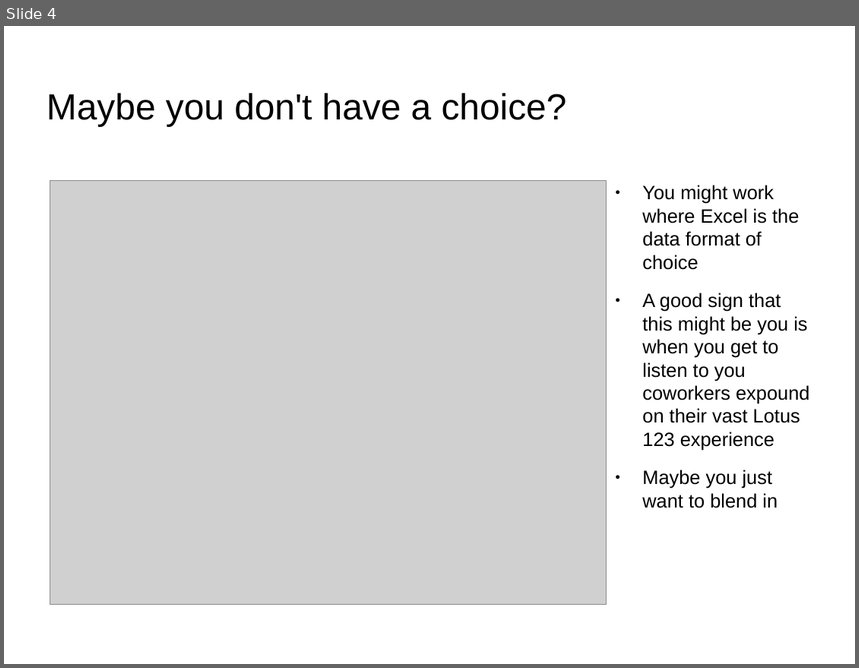
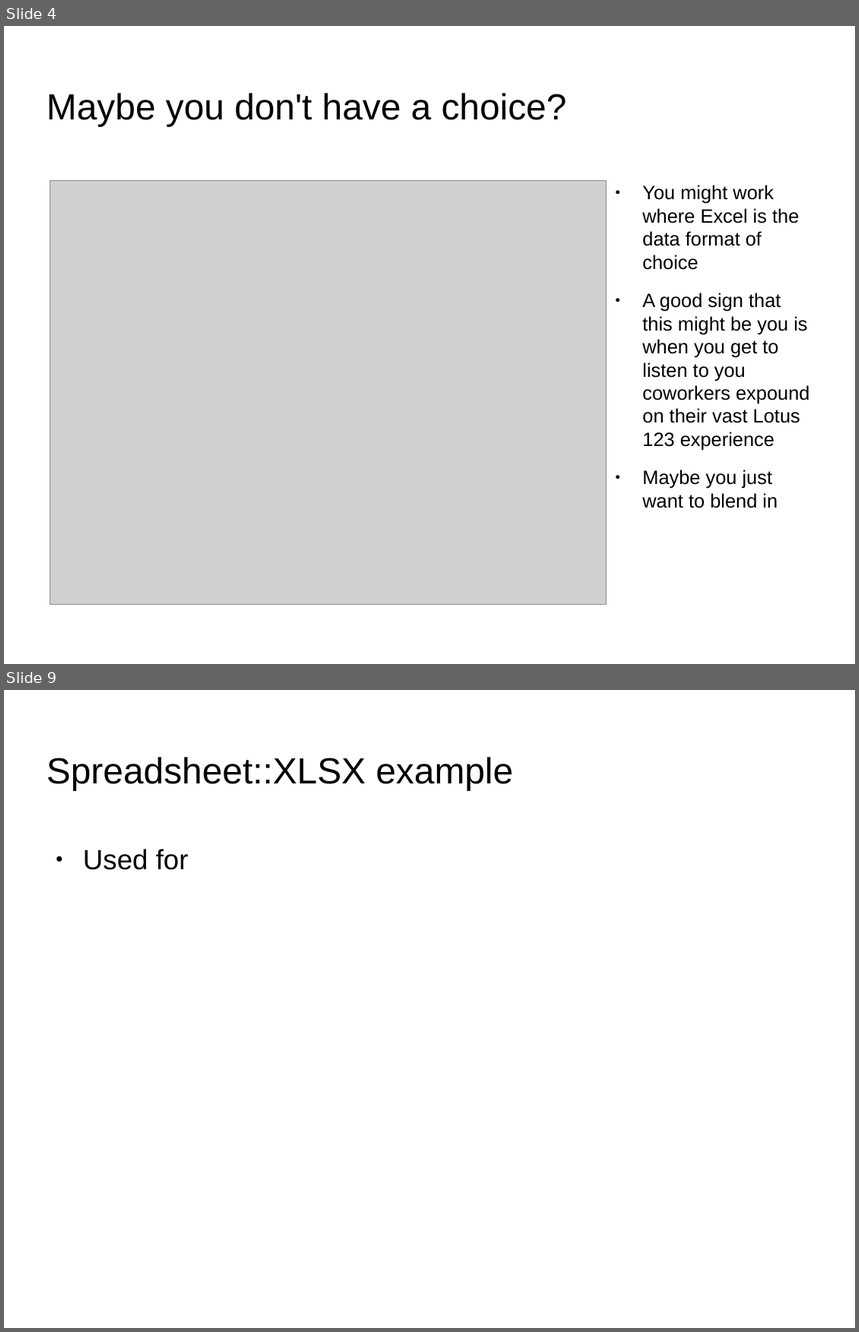
Before and after one commit to jandrew/Spreadsheet-XLSX-Reader-LibXML, a slide deck: SVPerlTalk.odp. Shown one above the other, each under a label of ours: slide 4 before the commit, slides 4 and 9 after it; the slides between them are not shown. The pictures are 859x668 and 859x1332 pixels, drawn with LibreOffice and Linux fonts; fonts in the diff are those of the drawing; grey boxes stand for pictures; background and template pictures are left out. Boxes give left, top, right and bottom in pixels: in the first picture for what was removed or moved away, otherwise in the second. Text is boxed around its words. In the diff, an @@ line names an element or a change of style, - is before the commit and + after.

```diff
--- a/SVPerlTalk.odp
+++ b/SVPerlTalk.odp
@@ slide 9 added at (4,690,855,1328), background picture (left out) @@
@@ title added at (47,757,513,790), 33.9 pt, text #000000 @@
+Spreadsheet::XLSX example
@@ text added at (83,849,189,870), 26 pt, text #000000 @@
+● Used for
```
Also in this commit, not shown: 4 slides changed, 2 other slides added, 7 other files.
